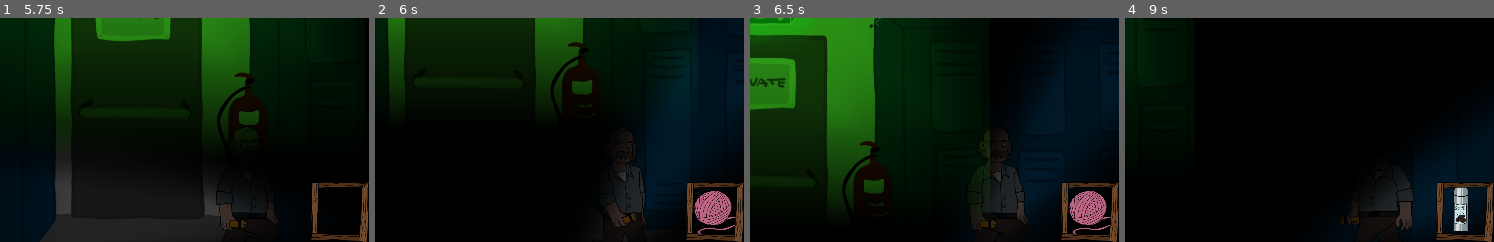
Above: before the commit, frames 1-4 (left to right).
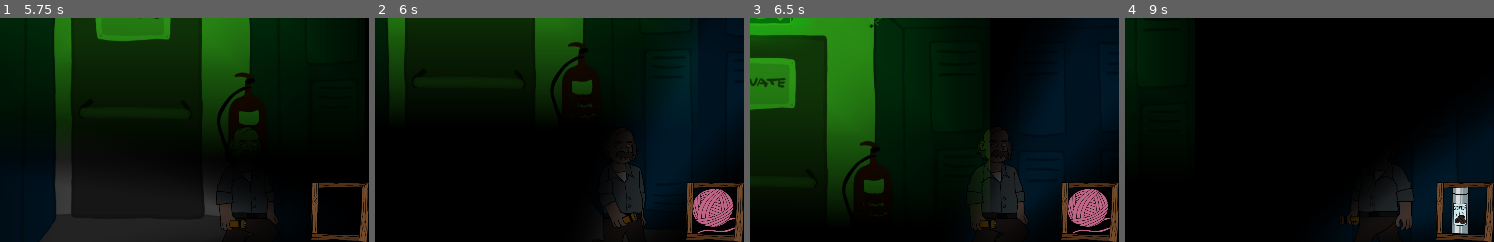
Above: after the commit, the same moments.

Repository: lennovative/ggj21
Game: Godot game, scene res://Scenes/Level.tscn
The game is run twice, just before and just after one commit, with the same random seed, the same clock (stepped at 60 frames per second) and the same inputs. Sound files missing from this copy of the repository are replaced by a short silence.
Inputs (mouse positions are % of the whole screen's width and height, from its top left):
- Up to frame 1 (5.75 s): move the mouse to (49, 70) at 0.52 s; hold D (right_button) 0.53-2.03 s; tap E (collect) every 0.75 s from 0.6 to 5.1 s; tap Space (jump_button) at 0.77, 1.52, 3.02, 3.77, 4.52 s; move the mouse to (87, 65) at 1.27 s; move the mouse to (22, 35) at 2.02 s; hold A (left_button) 2.03-4.28 s; move the mouse to (60, 50) at 2.77 s; move the mouse to (38, 25) at 3.52 s; move the mouse to (78, 45) at 4.27 s; hold D (right_button) from 4.28 s (still down); move the mouse to (32, 55) at 5.02 s
- Up to frame 2 (6 s): keep holding D (right_button); move the mouse to (65, 28) at 5.77 s; tap E (collect) at 5.85 s
- Up to frame 3 (6.5 s): keep holding D (right_button); tap Space (jump_button) at 6.02 s
- Up to frame 4 (9 s): move the mouse to (49, 70) at 6.52 s; tap E (collect) every 0.75 s from 6.6 to 8.85 s; tap Space (jump_button) at 6.77, 7.52 s; move the mouse to (87, 65) at 7.27 s; move the mouse to (22, 35) at 8.02 s; release D (right_button) at 8.03 s; hold A (left_button) from 8.03 s (still down); move the mouse to (60, 50) at 8.77 s
The pictures show only the part of the screen within x 20-70%, y 10-60%; the shares and areas given below are measured in that part.

Frame 1 is identical in both runs. In frame 2, 1.0% of the frame differs, in the area x 86-98%, y 76-97%; in frame 3, 1.0%; in frame 4, 0.4%.

Commit message:
cat animation

Diff:
--- a/Scenes/Items/item_cat.tscn
+++ b/Scenes/Items/item_cat.tscn
@@ -15,10 +15,37 @@
 
 func _on_Timer_timeout():
 	audioPlayer.play()
+
+func _ready():
+	$AnimationPlayer.play(\"catanimation\")
+
+func _on_AnimationPlayer_animation_finished(anim_name):
+	$AnimationPlayer.play(anim_name)
 "
 
+[sub_resource type="Animation" id=2]
+resource_name = "catanimation"
+length = 0.9
+tracks/0/type = "value"
+tracks/0/path = NodePath(".:frame")
+tracks/0/interp = 1
+tracks/0/loop_wrap = true
+tracks/0/imported = false
+tracks/0/enabled = true
+tracks/0/keys = {
+"times": PoolRealArray( 0, 0.1, 0.2, 0.3, 0.4, 0.5, 0.6, 0.7, 0.8, 0.9 ),
+"transitions": PoolRealArray( 1, 1, 1, 1, 1, 1, 1, 1, 1, 1 ),
+"update": 1,
+"values": [ 0, 1, 2, 3, 4, 5, 6, 7, 8, 9 ]
+}
+
 [node name="item_cat" type="Sprite"]
+position = Vector2( 7.03937, -11.8921 )
 texture = ExtResource( 1 )
+vframes = 2
+hframes = 7
+frame = 9
+region_rect = Rect2( -8.0383, -15.0273, 2221.07, 628.115 )
 script = SubResource( 1 )
 
 [node name="Nyan" type="AudioStreamPlayer2D" parent="."]
@@ -27,5 +54,10 @@
 bus = "SFX"
 
 [node name="Timer" type="Timer" parent="."]
+
+[node name="AnimationPlayer" type="AnimationPlayer" parent="."]
+playback_speed = 0.5
+anims/catanimation = SubResource( 2 )
 [connection signal="finished" from="Nyan" to="." method="_on_AudioStreamPlayer2D_finished"]
 [connection signal="timeout" from="Timer" to="." method="_on_Timer_timeout"]
+[connection signal="animation_finished" from="AnimationPlayer" to="." method="_on_AnimationPlayer_animation_finished"]
--- a/Scenes/Level.tscn
+++ b/Scenes/Level.tscn
@@ -135,7 +135,6 @@
 z_index = 10
 texture = ExtResource( 11 )
 
-[node name="item_sprite" type="Sprite" parent="Inventory"]
+[node name="item_sprite" type="Node2D" parent="Inventory"]
 position = Vector2( 1175.47, 569.16 )
-scale = Vector2( 0.45, 0.45 )
 z_index = 9
--- a/Scripts/Player.gd
+++ b/Scripts/Player.gd
@@ -71,13 +71,24 @@
 			if range_item.type == "yarn":
 				drop_item()
 
+func delete_children(node):
+	for n in node.get_children():
+		node.remove_child(n)
+		n.queue_free()
+
 func update_inventory_sprite():
 	if current_item == null:
-		get_parent().get_node("Inventory").get_node("item_sprite").visible = false
+		delete_children(get_parent().get_node("Inventory").get_node("item_sprite"))
 	else:
-		get_parent().get_node("Inventory").get_node("item_sprite").visible = true
-		var item_path = load("res://Assets/Graphics/items/item_" + current_item + ".png")
-		get_parent().get_node("Inventory").get_node("item_sprite").set_texture(item_path)
+		var item_scene = load("res://Scenes/Items/item_" + current_item + ".tscn").instance()
+		var item_sprite = get_parent().get_node("Inventory").get_node("item_sprite")
+		item_sprite.add_child(item_scene)
+		if current_item == "cat":
+			item_sprite.scale.x = 0.5
+			item_sprite.scale.y = 0.5
+		else:
+			item_sprite.scale.x = 1
+			item_sprite.scale.y = 1
 
 func pickup_item():
 	#breakpoint
Binary file changed: Assets/Graphics/items/item_cat.png
Not shown: 1 places in Scenes/Items/item_cat.tscn that only renumber resources
